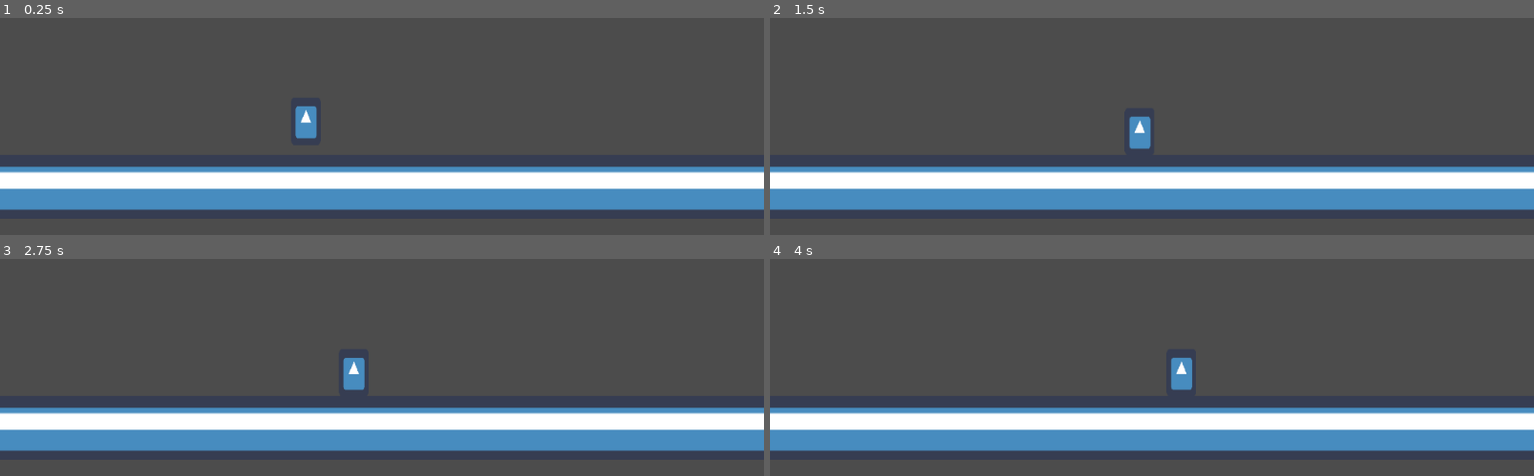
Above: before the commit, frames 1-4 (two rows, left to right).
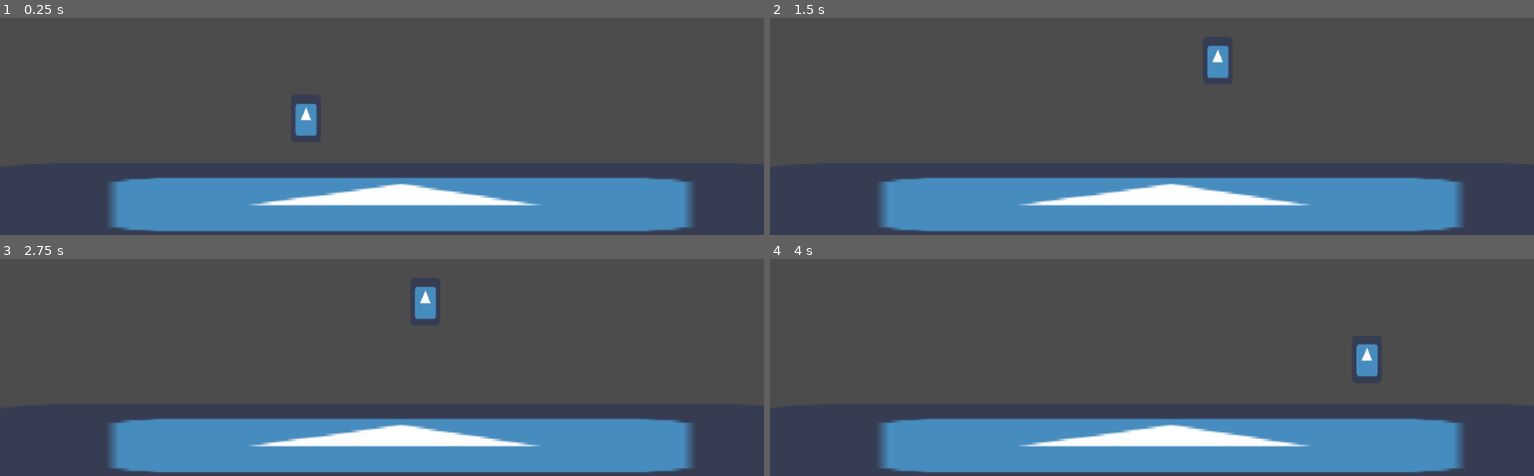
Above: after the commit, the same moments.

Repository: GorinichSerpant/RootCause
Game: Godot game, scene res://World/World.tscn
Two runs of this game, one before a commit and one after it. Both use one fixed random seed, a clock stepped at 60 frames per second and the inputs below. The engine's default icon, where the game draws it, is replaced by a stand-in: a white triangle on a blue panel in a dark square.
Inputs:
- Up to frame 1 (0.25 s): no input
- Up to frame 2 (1.5 s): hold Right (move_right) from 0.53 s (still down); tap W (jump) at 0.6, 0.77, 1.07, 1.35 s
- Up to frame 3 (2.75 s): tap W (jump) at 1.52, 1.82, 2.1 s; release Right (move_right) at 2.03 s; hold Left (move_left) from 2.03 s (still down)
- Up to frame 4 (4 s): release Left (move_left) at 2.78 s; hold Right (move_right) from 2.78 s (still down); tap W (jump) at 2.85, 3.02, 3.32, 3.6, 3.77 s

The runs differ from the first frame. In frame 1, 23% of the frame differs, in the area x 0-100%, y 39-99%; in frame 2, 23%; in frame 3, 23%; in frame 4, 23%.

Commit message:
fixed player movement

Diff:
--- a/Character/Player.gd
+++ b/Character/Player.gd
@@ -1,8 +1,11 @@
 extends KinematicBody2D
 
 
-const GRAVITY = 200.0
+const GRAVITY = 100.0
 const WALK_SPEED = 200
+const JUMP_SPEED = 150
+const MAX_JUMPS = 1
+var JUMPS_AVALIABLE = MAX_JUMPS
 
 var velocity = Vector2()
 
@@ -16,8 +19,11 @@
 	else:
 		velocity.x = 0
 
-	# We don't need to multiply velocity by delta because "move_and_slide" already takes delta time into account.
+	if Input.is_action_just_pressed("jump") and JUMPS_AVALIABLE > 0:
+		velocity.y = -JUMP_SPEED
+		JUMPS_AVALIABLE -= 1
 
-	# The second parameter of "move_and_slide" is the normal pointing up.
-	# In the case of a 2D platformer, in Godot, upward is negative y, which translates to -1 as a normal.
-	move_and_slide(velocity, Vector2(0, -1))
+	move_and_slide(velocity, Vector2(0, -1))\
+
+	if is_on_floor():
+		JUMPS_AVALIABLE = MAX_JUMPS
--- a/World/World.tscn
+++ b/World/World.tscn
@@ -4,24 +4,23 @@
 [ext_resource path="res://icon.png" type="Texture" id=2]
 
 [sub_resource type="RectangleShape2D" id=1]
-extents = Vector2( 10, 30.8917 )
+extents = Vector2( 549, 50.5 )
 
 [node name="World" type="Node2D"]
 
 [node name="Floor" type="StaticBody2D" parent="."]
 position = Vector2( 411, 535 )
-scale = Vector2( 167190, 1.3434 )
 __meta__ = {
 "_edit_group_": true
 }
 
 [node name="Sprite" type="Sprite" parent="Floor"]
-scale = Vector2( 1, 1 )
+position = Vector2( 118, 21.5 )
+scale = Vector2( 17.1875, 1.67188 )
 texture = ExtResource( 2 )
 
 [node name="CollisionShape2D" type="CollisionShape2D" parent="Floor"]
-position = Vector2( 0, -0.372192 )
-scale = Vector2( 1, 1 )
+position = Vector2( 115, 20.5 )
 shape = SubResource( 1 )
 
 [node name="Player" parent="." instance=ExtResource( 1 )]
